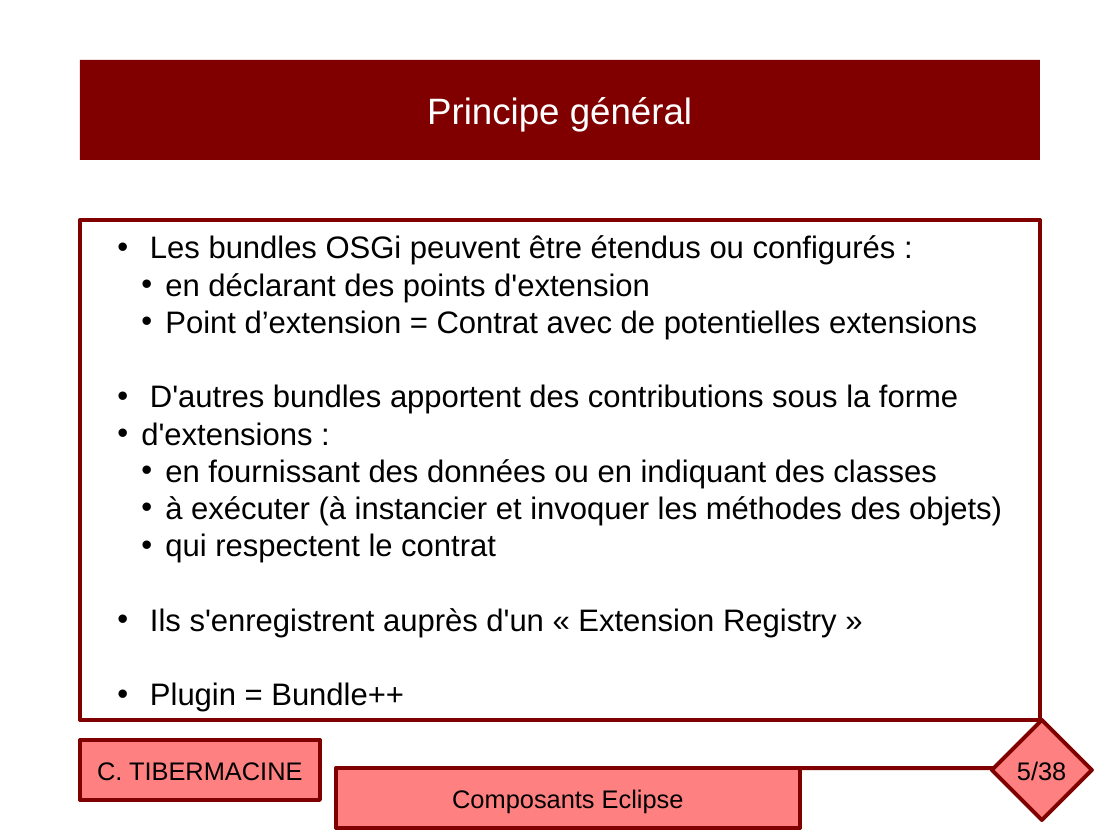
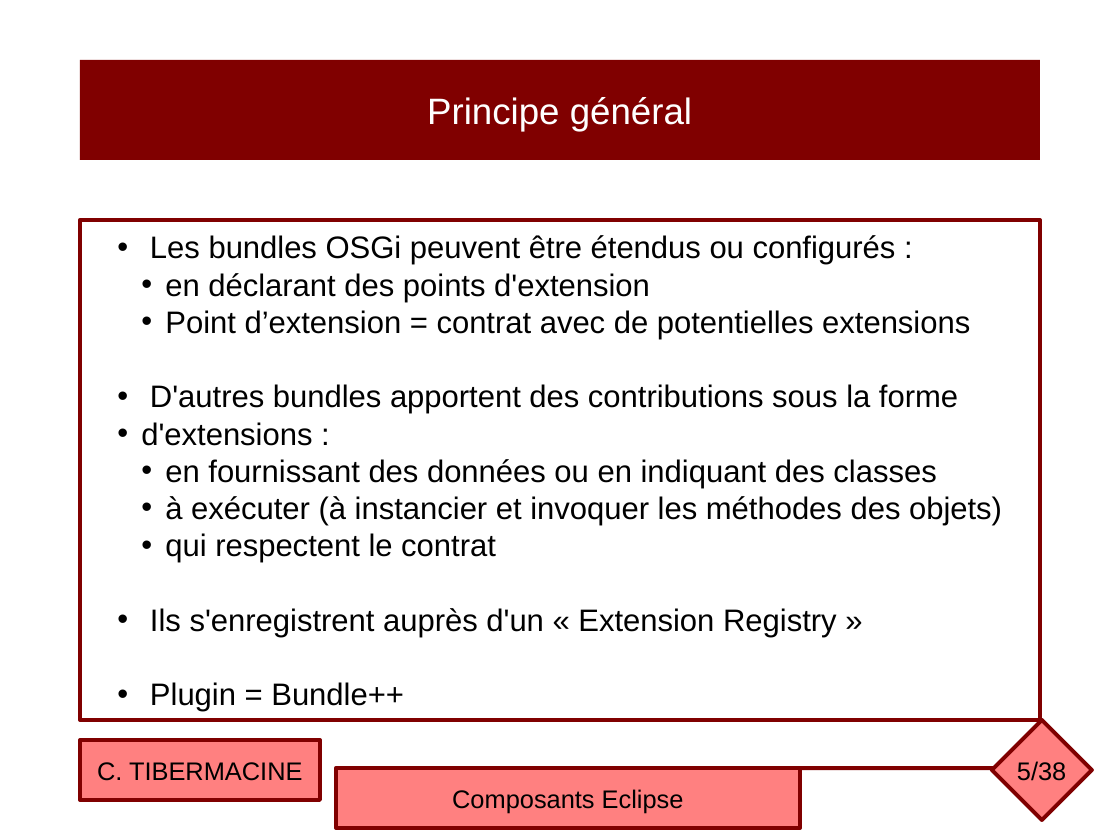
Before and after one commit to ctiber/composants, a slide deck: slide 5 of cours/cours4.odp. Drawn at 1120x840 pixels with LibreOffice and Linux fonts; fonts in the diff are those of the drawing. Boxes give left, top, right and bottom in pixels: in the first picture for what was removed or moved away, otherwise in the second. Text is boxed around its words. In the diff, an @@ line names an element or a change of style, - is before the commit and + after.

```diff
--- a/cours/cours4.odp
+++ b/cours/cours4.odp
@@ text in rectangle at box(165, 310, 970, 339): text changed @@
-  • Point d’extension = Contrat avec de potentielles extensions
+  • Point d’extension = contrat avec de potentielles extensions
```
Also in this commit, not shown: 3 other files.
